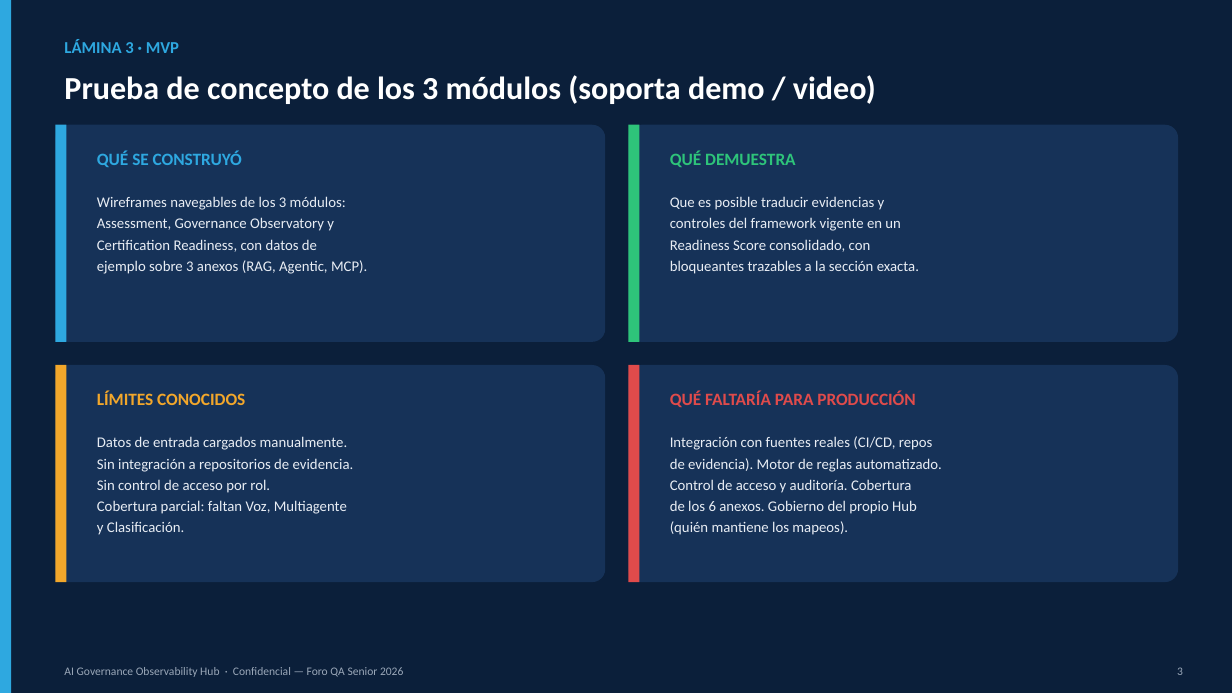
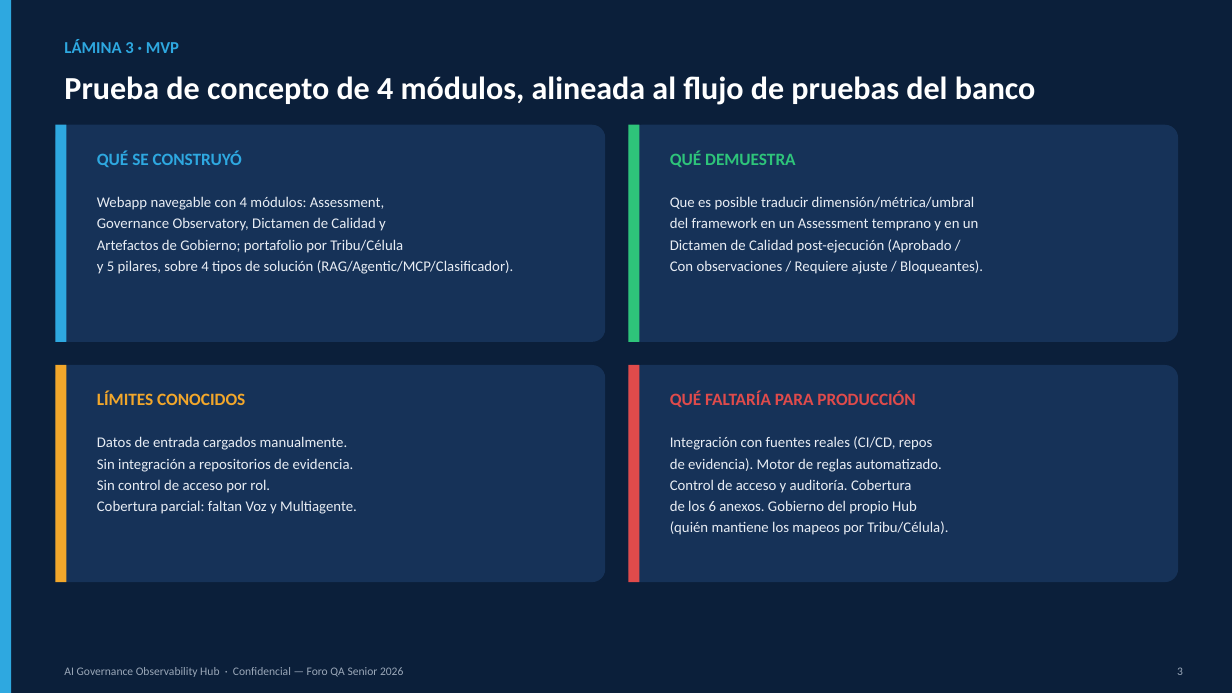
Before and after one commit to patoxav/ai-governance-observability-hub, a slide deck: slide 4 of deliverables/AI_Governance_Observability_Hub.pptx. Drawn at 1232x693 pixels with LibreOffice and Linux fonts; fonts in the diff are those of the drawing. Boxes give left, top, right and bottom in pixels: in the first picture for what was removed or moved away, otherwise in the second. Text is boxed around its words. In the diff, an @@ line names an element or a change of style, - is before the commit and + after.

```diff
--- a/deliverables/AI_Governance_Observability_Hub.pptx
+++ b/deliverables/AI_Governance_Observability_Hub.pptx
@@ text at (64,76,1036,105): text changed @@
-Prueba de concepto de los 3 módulos (soporta demo / video)
+Prueba de concepto de 4 módulos, alineada al flujo de pruebas del banco
@@ text at (97,196,514,274): text changed @@
-Wireframes navegables de los 3 módulos:
-Assessment, Governance Observatory y
-Certification Readiness, con datos de
-ejemplo sobre 3 anexos (RAG, Agentic, MCP).
+Webapp navegable con 4 módulos: Assessment,
+Governance Observatory, Dictamen de Calidad y
+Artefactos de Gobierno; portafolio por Tribu/Célula
+y 5 pilares, sobre 4 tipos de solución (RAG/Agentic/MCP/Clasificador).
@@ text at (670,196,983,274): text changed @@
-Que es posible traducir evidencias y
-controles del framework vigente en un
-Readiness Score consolidado, con
-bloqueantes trazables a la sección exacta.
+Que es posible traducir dimensión/métrica/umbral
+del framework en un Assessment temprano y en un
+Dictamen de Calidad post-ejecución (Aprobado /
+Con observaciones / Requiere ajuste / Bloqueantes).
@@ text at (97,500,357,514): text changed @@
-Cobertura parcial: faltan Voz, Multiagente
-y Clasificación.
+Cobertura parcial: faltan Voz y Multiagente.
@@ text at (670,521,948,535): text changed @@
-(quién mantiene los mapeos).
+(quién mantiene los mapeos por Tribu/Célula).
```
Also in this commit, not shown: 3 other slides changed, 8 other files.
